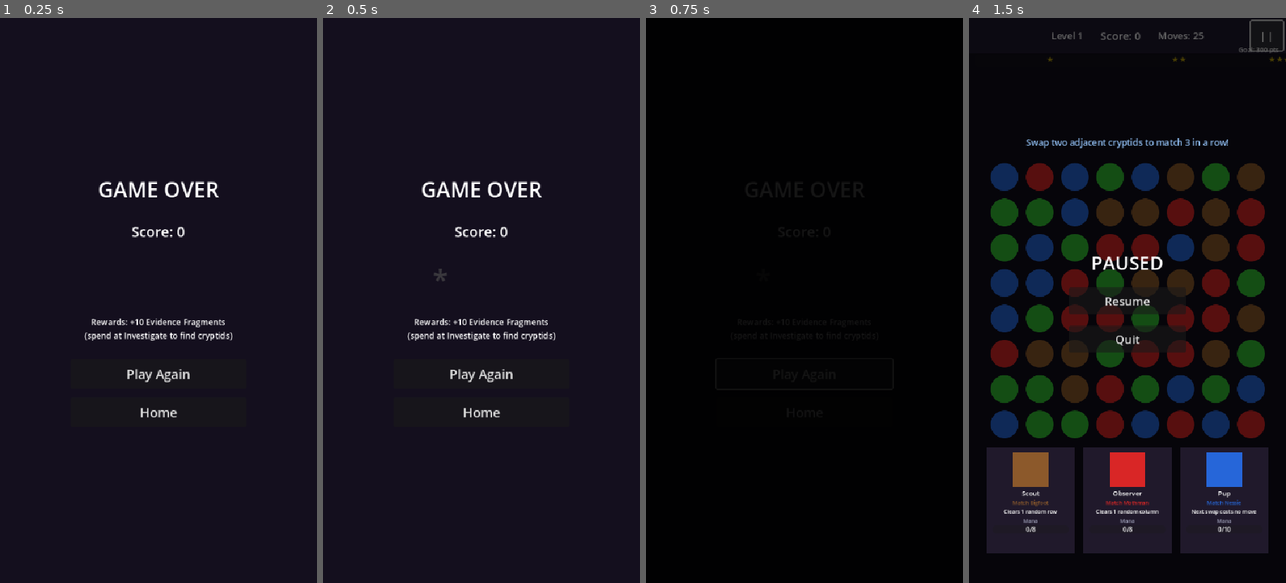
Above: before the commit, frames 1-4 (left to right).
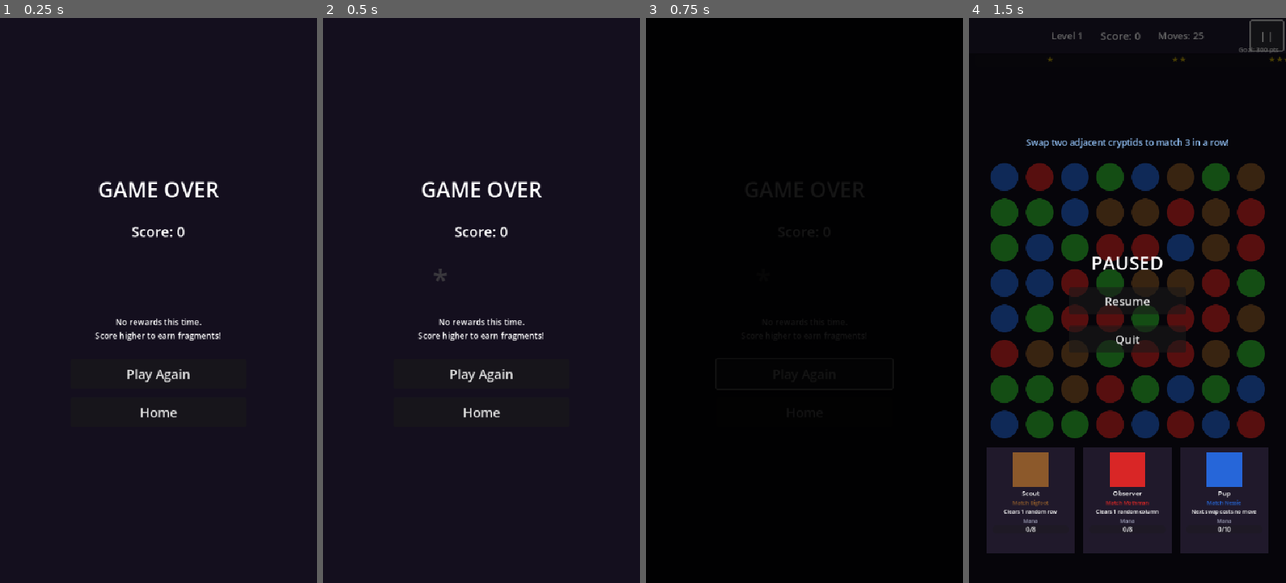
Above: after the commit, the same moments.

Repository: deepaanna/match3
Game: Godot game, scene res://scenes/result_screen.tscn
Two runs of this game, one before a commit and one after it. Both use one fixed random seed, a clock stepped at 60 frames per second and the inputs below. This scene is started directly instead of the project's main scene.
Inputs:
- Up to frame 1 (0.25 s): no input
- Up to frame 2 (0.5 s): no input
- Up to frame 3 (0.75 s): click "Play Again" at 0.5 s
- Up to frame 4 (1.5 s): click "| |" at 1.25 s

The runs differ from the first frame. In frame 1, 0.8% of the frame differs, in the area x 26-74%, y 53-58%; in frame 2, 0.8%; in frame 3, less than 0.1%; in frame 4, nothing differs.

Commit message:
Fixed bugs and added some functionality

Diff:
--- a/scenes/investigation_screen.gd
+++ b/scenes/investigation_screen.gd
@@ -17,6 +17,7 @@
 func _ready() -> void:
 	_fragment_label.text = "Fragments: %d" % PlayerData.evidence_fragments
 	_update_pity_label()
+	_update_pull_buttons()
 
 	_single_pull_button.pressed.connect(_on_single_pull)
 	_multi_pull_button.pressed.connect(_on_multi_pull)
@@ -111,6 +112,14 @@
 
 func _on_fragments_changed(_amount: int) -> void:
 	_fragment_label.text = "Fragments: %d" % PlayerData.evidence_fragments
+	_update_pull_buttons()
+
+
+func _update_pull_buttons() -> void:
+	_single_pull_button.disabled = not GachaSystem.can_pull_single()
+	_multi_pull_button.disabled = not GachaSystem.can_pull_multi()
+	_single_pull_button.text = "Investigate (%d)" % GachaSystem.SINGLE_COST
+	_multi_pull_button.text = "Investigate x10 (%d)" % GachaSystem.MULTI_COST
 
 
 func _on_back() -> void:
--- a/scenes/result_screen.gd
+++ b/scenes/result_screen.gd
@@ -86,18 +86,16 @@
 
 
 func _add_rewards_section() -> void:
-	var star_rating: int = 0
-	if GameManager.current_level_data:
-		star_rating = GameManager.current_level_data.get_star_rating(GameManager.score)
+	# Read the actual awarded amount from GameManager (set in _record_completion)
+	var fragments: int = GameManager.last_reward_fragments
 
-	var fragments: int = 10 + star_rating * 5
-	if star_rating > 0:
-		fragments += 15  # first-clear bonus (simplified)
+	if fragments > 0:
+		rewards_label.text = "Rewards: +%d Evidence Fragments\n(spend at Investigate to find cryptids)" % fragments
+	else:
+		rewards_label.text = "No rewards this time.\nScore higher to earn fragments!"
 
-	rewards_label.text = "Rewards: +%d Evidence Fragments\n(spend at Investigate to find cryptids)" % fragments
-
-	# Double rewards button
-	if not _doubled and star_rating > 0:
+	# Double rewards button (only on completion with rewards)
+	if not _doubled and fragments > 0:
 		var double_btn := Button.new()
 		double_btn.text = "Double Rewards (Watch Ad)"
 		double_btn.custom_minimum_size = Vector2(250, 45)
--- a/scripts/autoload/game_manager.gd
+++ b/scripts/autoload/game_manager.gd
@@ -10,6 +10,7 @@
 var current_level_data: LevelData = null
 var _shield_active: bool = false
 var _leader_skill_system: Node = null
+var last_reward_fragments: int = 0
 
 # Goal tracking
 var _goals: Dictionary = {}  # goal_id -> {current, target}
@@ -19,7 +20,6 @@
 
 func _ready() -> void:
 	process_mode = Node.PROCESS_MODE_ALWAYS
-	EventBus.play_pressed.connect(_on_play_pressed)
 	EventBus.pause_pressed.connect(_on_pause_pressed)
 	EventBus.resume_pressed.connect(_on_resume_pressed)
 	EventBus.quit_pressed.connect(_on_quit_pressed)
@@ -47,6 +47,7 @@
 	cascade_multiplier = 1.0
 	_shield_active = false
 	_goals_met = false
+	last_reward_fragments = 0
 
 	# Apply leader skill extra moves
 	if _leader_skill_system and _leader_skill_system.has_method("get_extra_starting_moves"):
@@ -222,6 +223,7 @@
 	# First-clear bonus: only on first ever completion
 	if old_stars == 0:
 		fragments += 15
+	last_reward_fragments = fragments
 	PlayerData.add_fragments(fragments)
 	# Credibility XP
 	PlayerData.add_credibility_xp(10 + stars * 5)
@@ -229,13 +231,6 @@
 
 
 # --- Signal handlers ---
-
-func _on_play_pressed() -> void:
-	if not PlayerData.use_energy():
-		return
-	start_game(current_level)
-	SceneManager.change_scene("res://scenes/game_screen.tscn")
-
 
 func _on_pause_pressed() -> void:
 	if state == GameState.PLAYING:
--- a/scripts/board/board.gd
+++ b/scripts/board/board.gd
@@ -175,7 +175,38 @@
 		if matches.is_empty():
 			return
 		for pos: Vector2i in matches:
-			grid[pos.x][pos.y] = randi() % _num_colors
+			grid[pos.x][pos.y] = _get_safe_type(pos.x, pos.y)
+
+
+func _get_safe_type(col: int, row: int) -> int:
+	## Pick a piece type that avoids 3-in-a-row in all four directions.
+	var available: Array[int] = []
+	for i in range(_num_colors):
+		available.append(i)
+
+	# Horizontal: X X ? — two same to the left
+	if col >= 2 and grid[col - 1][row] >= 0 and grid[col - 1][row] == grid[col - 2][row]:
+		available.erase(grid[col - 1][row])
+	# Horizontal: ? X X — two same to the right
+	if col <= GameConfig.GRID_COLS - 3 and grid[col + 1][row] >= 0 and grid[col + 1][row] == grid[col + 2][row]:
+		available.erase(grid[col + 1][row])
+	# Horizontal: X ? X — same on both sides
+	if col >= 1 and col <= GameConfig.GRID_COLS - 2 and grid[col - 1][row] >= 0 and grid[col - 1][row] == grid[col + 1][row]:
+		available.erase(grid[col - 1][row])
+
+	# Vertical: two same above
+	if row >= 2 and grid[col][row - 1] >= 0 and grid[col][row - 1] == grid[col][row - 2]:
+		available.erase(grid[col][row - 1])
+	# Vertical: two same below
+	if row <= GameConfig.GRID_ROWS - 3 and grid[col][row + 1] >= 0 and grid[col][row + 1] == grid[col][row + 2]:
+		available.erase(grid[col][row + 1])
+	# Vertical: same above and below
+	if row >= 1 and row <= GameConfig.GRID_ROWS - 2 and grid[col][row - 1] >= 0 and grid[col][row - 1] == grid[col][row + 1]:
+		available.erase(grid[col][row - 1])
+
+	if available.is_empty():
+		return randi() % _num_colors
+	return available[randi() % available.size()]
 
 
 func _spawn_initial_pieces() -> void:
--- a/scripts/data/game_config.gd
+++ b/scripts/data/game_config.gd
@@ -13,7 +13,7 @@
 # Animation timing (seconds)
 const SWAP_DURATION: float = 0.2
 const CLEAR_DURATION: float = 0.3
-const FALL_DURATION_PER_CELL: float = 0.08
+const FALL_DURATION_PER_CELL: float = 0.12
 const FALL_MIN_DURATION: float = 0.1
 const SPAWN_DURATION: float = 0.3
 const CASCADE_DELAY: float = 0.05
@@ -36,7 +36,7 @@
 const BOOSTER_CREATE_DURATION: float = 0.35
 
 # Swipe detection
-const MIN_SWIPE_DISTANCE: float = 25.0
+const MIN_SWIPE_DISTANCE: float = 40.0
 
 # Visual
 const PIECE_SCALE: float = 0.85  # Relative to cell size
--- a/scripts/systems/ability_system.gd
+++ b/scripts/systems/ability_system.gd
@@ -29,13 +29,13 @@
 
 	match cryptid.ability_type:
 		CryptidData.AbilityType.CLEAR_ROW:
-			_activate_clear_row(cryptid.ability_power)
+			await _activate_clear_row(cryptid.ability_power)
 		CryptidData.AbilityType.CLEAR_COLUMN:
-			_activate_clear_column(cryptid.ability_power)
+			await _activate_clear_column(cryptid.ability_power)
 		CryptidData.AbilityType.CLEAR_AREA:
-			_activate_clear_area(cryptid.ability_power)
+			await _activate_clear_area(cryptid.ability_power)
 		CryptidData.AbilityType.CONVERT_TILES:
-			_activate_convert(cryptid)
+			await _activate_convert(cryptid)
 		CryptidData.AbilityType.SCORE_BOOST:
 			_activate_score_boost(cryptid.ability_power)
 		CryptidData.AbilityType.EXTRA_MOVES:
@@ -58,7 +58,7 @@
 		var positions: Array[Vector2i] = _board.get_row_positions(row)
 		all_positions.append_array(positions)
 		EventBus.row_cleared.emit(row)
-	_board.execute_ability_clear(all_positions)
+	await _board.execute_ability_clear(all_positions)
 
 
 func _activate_clear_column(power: int) -> void:
@@ -73,7 +73,7 @@
 		var positions: Array[Vector2i] = _board.get_column_positions(col)
 		all_positions.append_array(positions)
 		EventBus.column_cleared.emit(col)
-	_board.execute_ability_clear(all_positions)
+	await _board.execute_ability_clear(all_positions)
 
 
 func _activate_clear_area(power: int) -> void:
@@ -81,14 +81,14 @@
 	var center_row: int = randi_range(power, GameConfig.GRID_ROWS - 1 - power)
 	var positions: Array[Vector2i] = _board.get_area_positions(center_col, center_row, power)
 	EventBus.area_cleared.emit(center_col, center_row, power)
-	_board.execute_ability_clear(positions)
+	await _board.execute_ability_clear(positions)
 
 
 func _activate_convert(cryptid: CryptidData) -> void:
 	var target_type: int = cryptid.base_cryptid
 	var positions: Array[Vector2i] = _board.get_random_positions_of_type(-1, cryptid.ability_power, target_type)
 	EventBus.pieces_converted.emit(positions, target_type)
-	_board.execute_ability_convert(positions, target_type)
+	await _board.execute_ability_convert(positions, target_type)
 
 
 func _activate_score_boost(power: int) -> void:
--- a/scripts/systems/tutorial_manager.gd
+++ b/scripts/systems/tutorial_manager.gd
@@ -65,6 +65,7 @@
 var _active_hint_id: String = ""
 var _active_tween: Tween = null
 var _pulse_tween: Tween = null
+var _hint_queue: Array[String] = []
 
 
 func setup(board: Node2D, overlay_parent: Control) -> void:
@@ -86,6 +87,9 @@
 func _process(delta: float) -> void:
 	if _cooldown_timer > 0.0:
 		_cooldown_timer -= delta
+		if _cooldown_timer <= 0.0 and _active_hint_id == "" and not _hint_queue.is_empty():
+			var next_id: String = _hint_queue.pop_front()
+			_try_show(next_id)
 
 
 # --- Trigger handlers ---
@@ -149,12 +153,6 @@
 	# Already shown (persisted)
 	if PlayerData.is_hint_shown(hint_id):
 		return
-	# Another hint is active
-	if _active_hint_id != "":
-		return
-	# Cooldown
-	if _cooldown_timer > 0.0:
-		return
 	# Hint definition check
 	if not HINTS.has(hint_id):
 		return
@@ -164,6 +162,12 @@
 
 	# Level gate
 	if level < hint.get("level", 0):
+		return
+
+	# Queue if another hint is active or on cooldown
+	if _active_hint_id != "" or _cooldown_timer > 0.0:
+		if not _hint_queue.has(hint_id):
+			_hint_queue.append(hint_id)
 		return
 
 	# Show it
@@ -351,7 +355,10 @@
 func _finish_hint() -> void:
 	_kill_pulse()
 	_active_hint_id = ""
-	_cooldown_timer = GameConfig.TUTORIAL_HINT_COOLDOWN
+	if not _hint_queue.is_empty():
+		_cooldown_timer = 0.5  # Short debounce between queued hints
+	else:
+		_cooldown_timer = GameConfig.TUTORIAL_HINT_COOLDOWN
 	EventBus.tutorial_hint_dismiss.emit()
 
 
